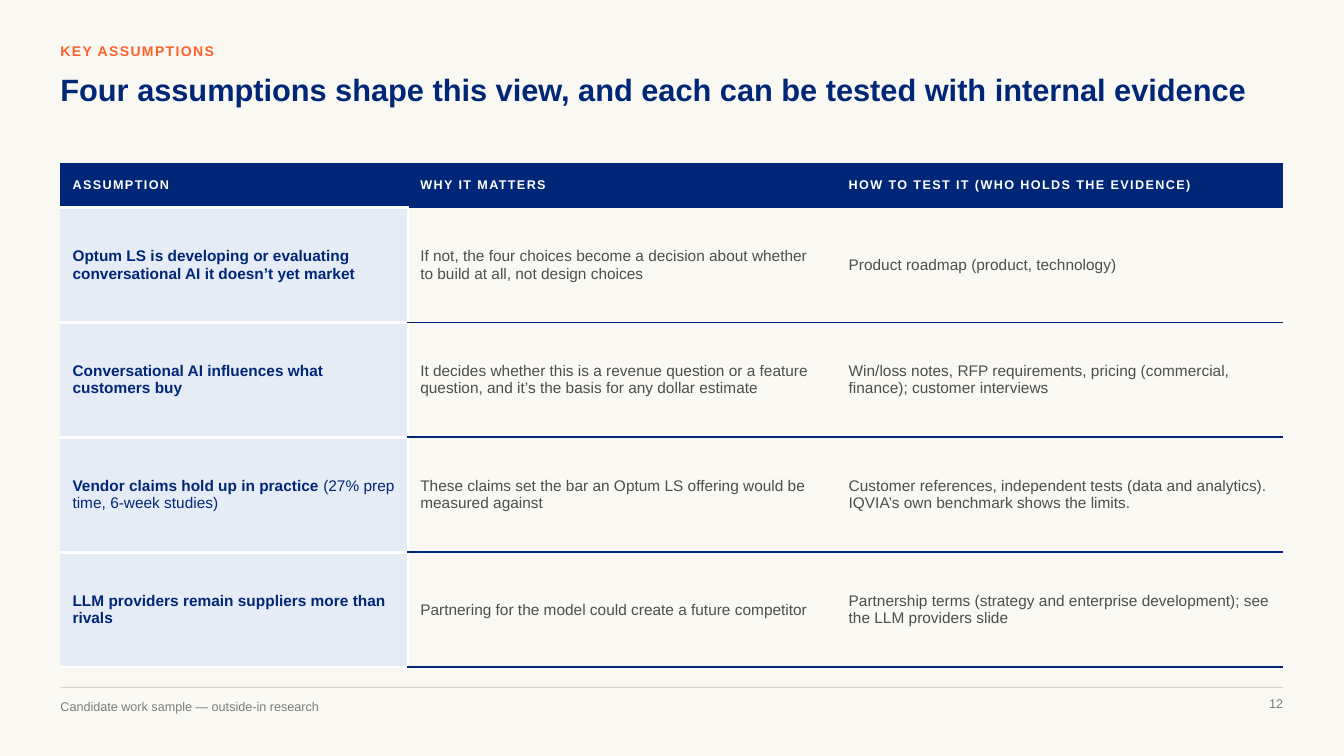
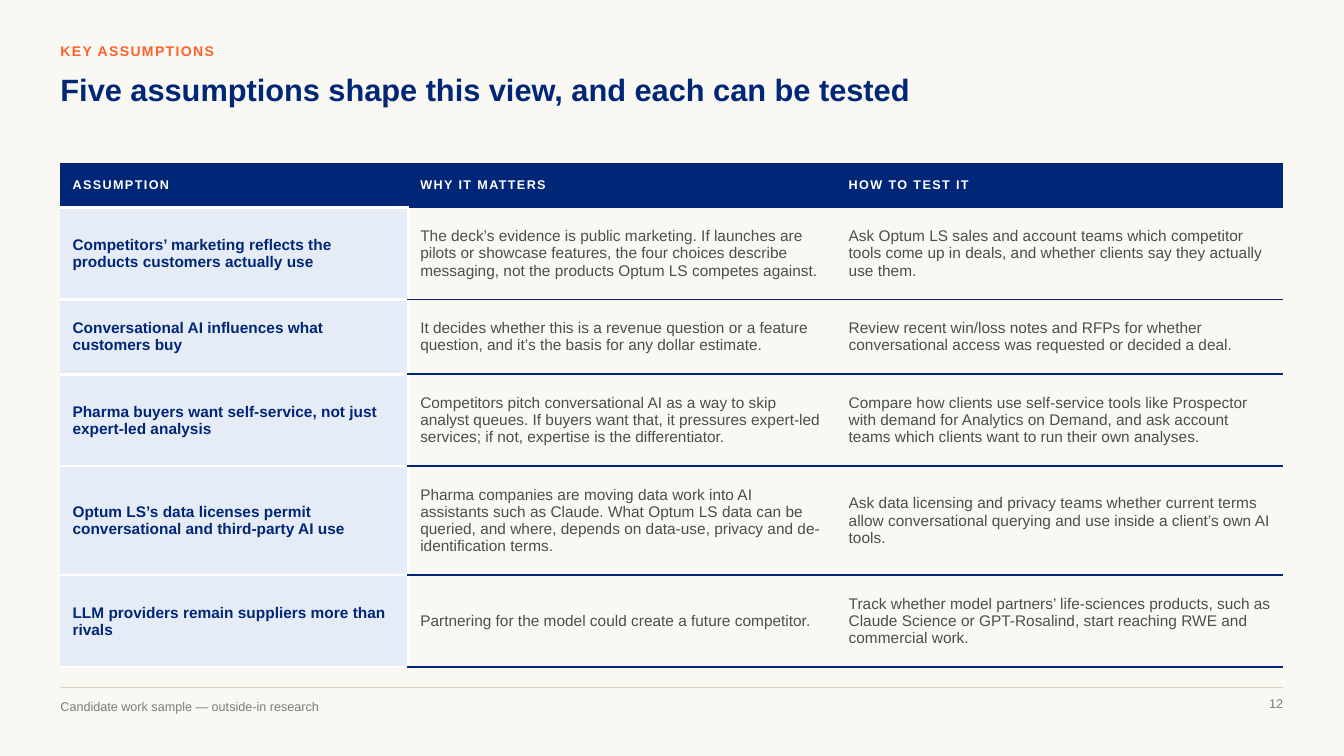
Before and after one commit to marinojt/test, a slide deck: slide 12 of deck/Optum-LS-Conversational-AI-10.16.pptx. Drawn at 1344x756 pixels with LibreOffice and Linux fonts; fonts in the diff are those of the drawing. Boxes give left, top, right and bottom in pixels: in the first picture for what was removed or moved away, otherwise in the second. Text is boxed around its words. In the diff, an @@ line names an element or a change of style, - is before the commit and + after.

```diff
--- a/deck/Optum-LS-Conversational-AI-10.16.pptx
+++ b/deck/Optum-LS-Conversational-AI-10.16.pptx
@@ title at [60,78,910,106]: text changed @@
-Four assumptions shape this view, and each can be tested with internal evidence
+Five assumptions shape this view, and each can be tested
@@ table at [60,163,1284,667] @@
-row 1: ASSUMPTION | WHY IT MATTERS | HOW TO TEST IT (WHO HOLDS THE EVIDENCE)
-row 2: Optum LS is developing or evaluating conversational AI it doesn’t yet market | If not, the four choices become a decision about whether to build at all, not design choices | Product roadmap (product, technology)
-row 3: Conversational AI influences what customers buy | It decides whether this is a revenue question or a feature question, and it’s the basis for any dollar estimate | Win/loss notes, RFP requirements, pricing (commercial, finance); customer interviews
-row 4: Vendor claims hold up in practice (27% prep time, 6-week studies) | These claims set the bar an Optum LS offering would be measured against | Customer references, independent tests (data and analytics). IQVIA’s own benchmark shows the limits.
-row 5: LLM providers remain suppliers more than rivals | Partnering for the model could create a future competitor | Partnership terms (strategy and enterprise development); see the LLM providers slide
+row 1: ASSUMPTION | WHY IT MATTERS | HOW TO TEST IT
+row 2: Competitors’ marketing reflects the products customers actually use | The deck’s evidence is public marketing. If launches are pilots or showcase features, the four choices describe messaging, not the products Optum LS competes against. | Ask Optum LS sales and account teams which competitor tools come up in deals, and whether clients say they actually use them.
+row 3: Conversational AI influences what customers buy | It decides whether this is a revenue question or a feature question, and it’s the basis for any dollar estimate. | Review recent win/loss notes and RFPs for whether conversational access was requested or decided a deal.
+row 4: Pharma buyers want self-service, not just expert-led analysis | Competitors pitch conversational AI as a way to skip analyst queues. If buyers want that, it pressures expert-led services; if not, expertise is the differentiator. | Compare how clients use self-service tools like Prospector with demand for Analytics on Demand, and ask account teams which clients want to run their own analyses.
+row 5: Optum LS’s data licenses permit conversational and third-party AI use | Pharma companies are moving data work into AI assistants such as Claude. What Optum LS data can be queried, and where, depends on data-use, privacy and de-identification terms. | Ask data licensing and privacy teams whether current terms allow conversational querying and use inside a client’s own AI tools.
+row 6: LLM providers remain suppliers more than rivals | Partnering for the model could create a future competitor. | Track whether model partners’ life-sciences products, such as Claude Science or GPT-Rosalind, start reaching RWE and commercial work.
```
Also in this commit, not shown: 2 other files.
